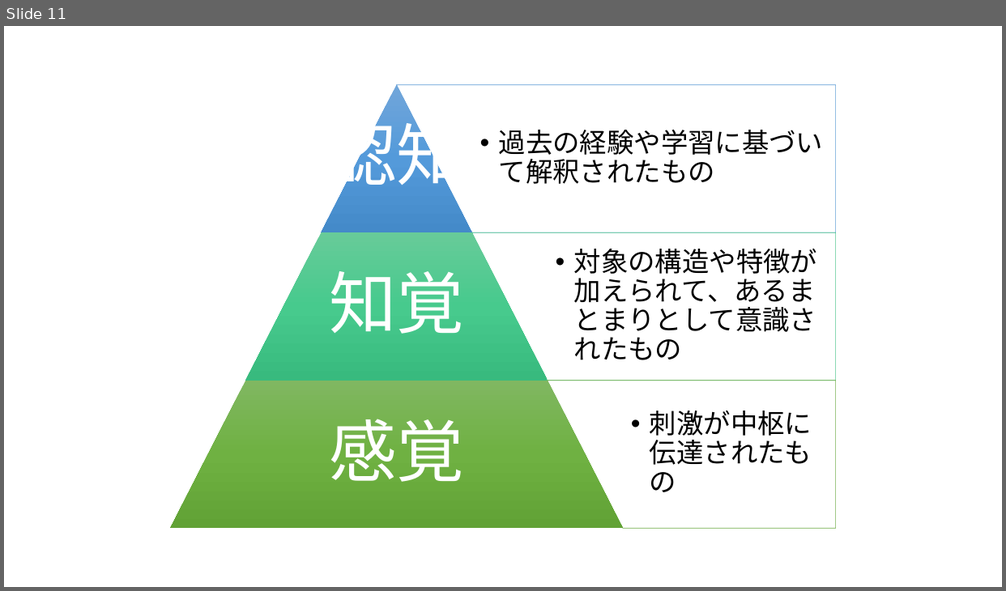
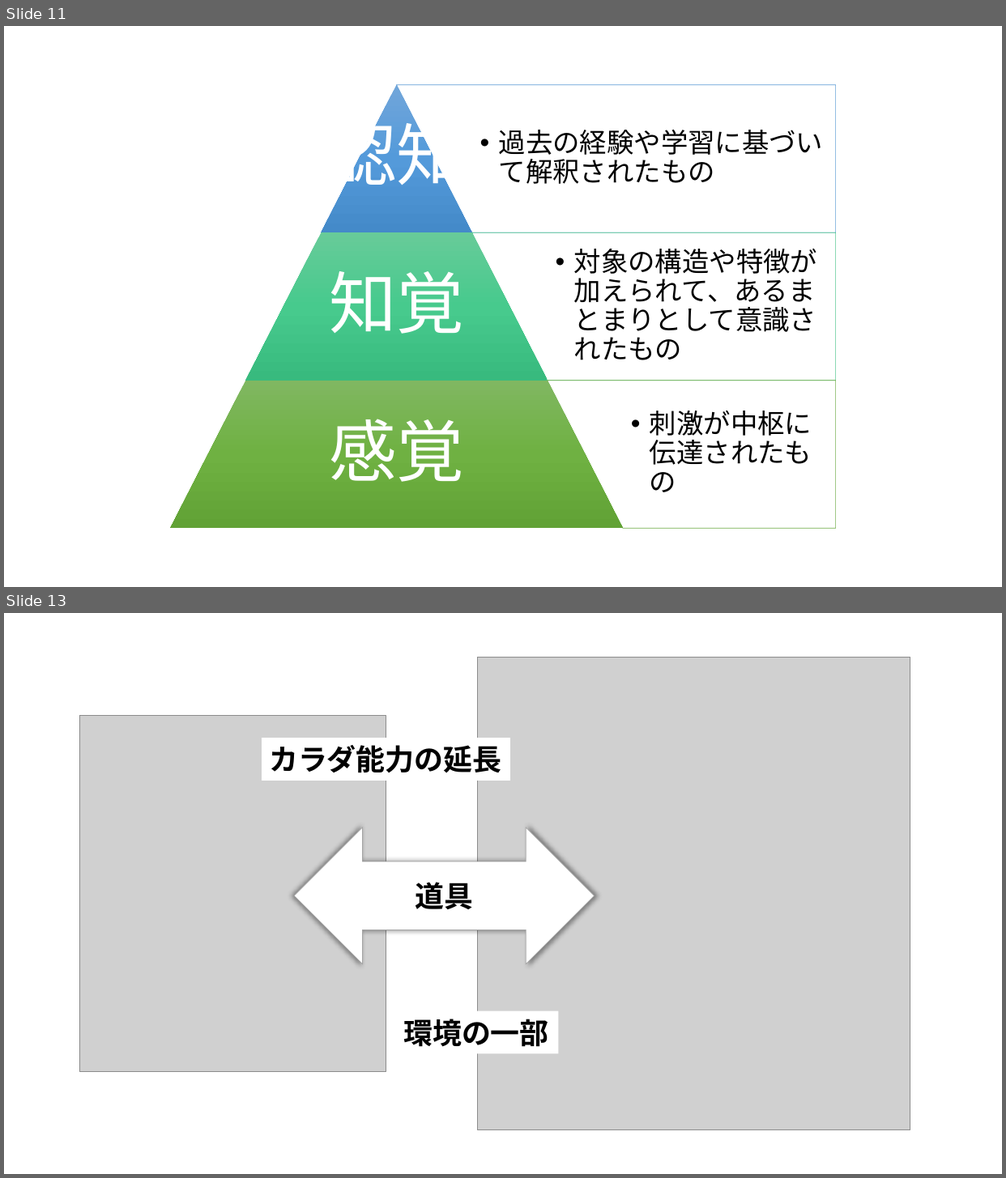
Before and after one commit to satoyoshiharu/docs, a slide deck: figures.pptx. Shown one above the other, each under a label of ours: slide 11 before the commit, slides 11 and 13 after it; the slides between them are not shown. The pictures are 1006x591 and 1006x1178 pixels, drawn with LibreOffice and Linux fonts; fonts in the diff are those of the drawing; grey boxes stand for pictures. Boxes give left, top, right and bottom in pixels: in the first picture for what was removed or moved away, otherwise in the second. Text is boxed around its words. In the diff, an @@ line names an element or a change of style, - is before the commit and + after.

```diff
--- a/figures.pptx
+++ b/figures.pptx
@@ slide 13 added at (4, 613, 1002, 1174), background #FFFFFF @@
@@ picture added at (477, 658, 910, 1131) @@
@@ picture added at (80, 716, 386, 1071) @@
@@ rectangle added at (262, 738, 510, 781), fill #FFFFFF, 28 pt, text #000000, bold @@
+カラダ能力の延長
@@ left right arrow added at (295, 828, 594, 965), fill #FFFFFF, outline #A5A5A5 0.5 pt, 28 pt, text #000000, bold @@
+道具
@@ rectangle added at (396, 1012, 559, 1054), fill #FFFFFF, 28 pt, text #000000, bold @@
+環境の一部
```
Also in this commit, not shown: 3 other slides added.
